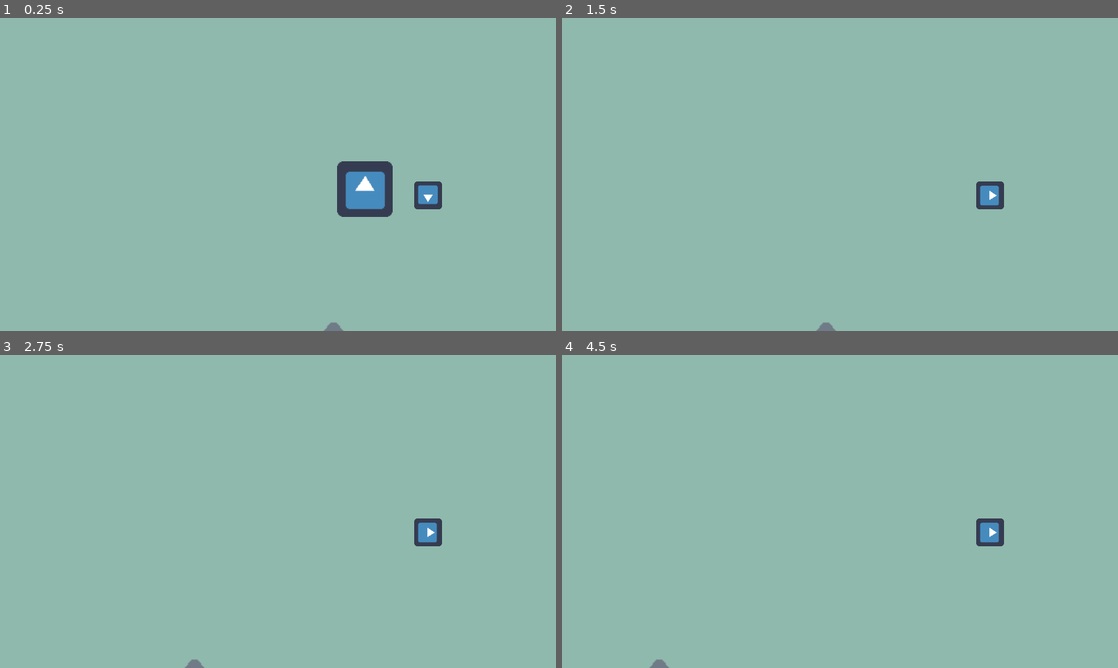
Above: before the commit, frames 1-4 (two rows, left to right).
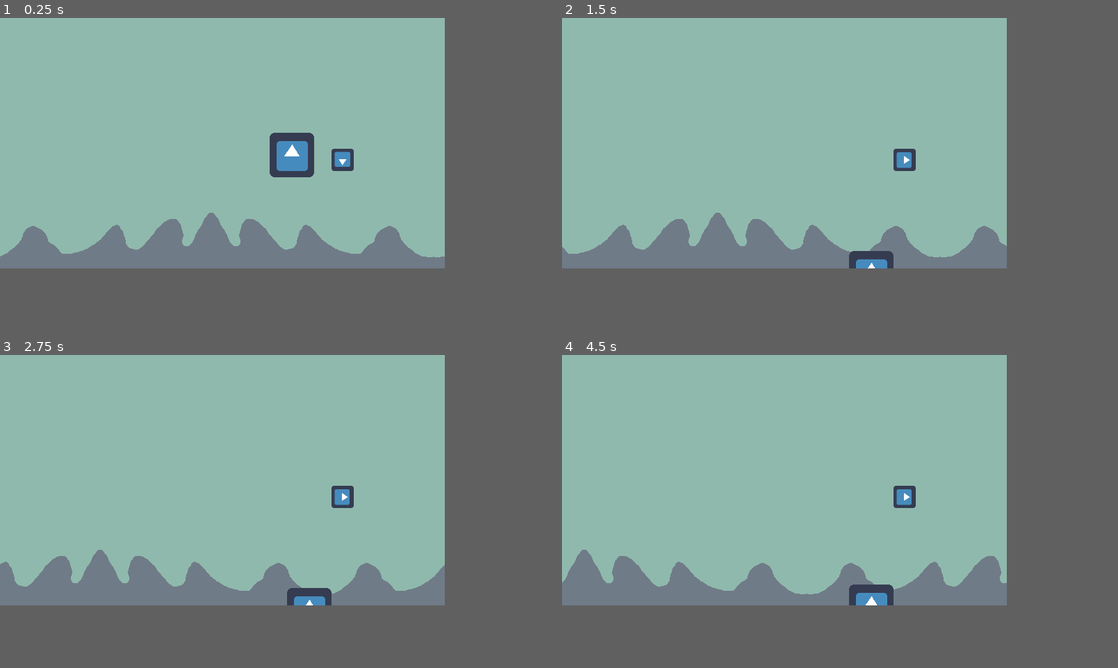
Above: after the commit, the same moments.

Repository: Jerome-M-StMartin/gamejam2022
Game: Godot game, scene res://Scenes/Root.tscn
Two runs of this game, one before a commit and one after it. Both use one fixed random seed, a clock stepped at 60 frames per second and the inputs below. The engine's default icon, where the game draws it, is replaced by a stand-in: a white triangle on a blue panel in a dark square.
Inputs:
- Up to frame 1 (0.25 s): no input
- Up to frame 2 (1.5 s): hold Right (ui_right) 0.53-1.28 s; hold Down (ui_down) from 1.28 s (still down)
- Up to frame 3 (2.75 s): release Down (ui_down) at 2.03 s; hold Right (ui_right) from 2.03 s (still down)
- Up to frame 4 (4.5 s): release Right (ui_right) at 2.78 s; hold Up (ui_up) 2.78-3.53 s; hold Left (ui_left) from 3.53 s (still down)
The window is 800x450 before the commit and 640x360 after it. Grey fills any space a smaller window leaves; there, only what the larger window draws over its background counts as a difference.

The runs differ from the first frame. In frame 1, 11% of the frame differs, in the area x 0-80%, y 36-100%; in frame 2, 8.3%; in frame 3, 8.4%; in frame 4, 8.4%.

Commit message:
fixed window resizing issue

Diff:
--- a/Scenes/Root.tscn
+++ b/Scenes/Root.tscn
@@ -13,8 +13,7 @@
 position = Vector2( 493, 204 )
 
 [node name="Ocean" type="Sprite" parent="."]
-position = Vector2( 512, 300 )
-scale = Vector2( 1.6, 1.66667 )
+position = Vector2( 320, 180 )
 z_index = -1
 texture = ExtResource( 3 )
 script = ExtResource( 4 )
--- a/Scripts/waves.gd
+++ b/Scripts/waves.gd
@@ -1,18 +1,17 @@
 extends Sprite
 
-export var scroll_speed = 8
-
+export var scroll_speed = 32
 onready var WINDOW_SIZE: Vector2 = get_viewport().size
 
 func _ready():
 	self.position = WINDOW_SIZE / 2
 
-
 func _process(delta):
 	WINDOW_SIZE = get_viewport().size
 	self.position.x -= scroll_speed * delta
 	self.position.y = WINDOW_SIZE.y / 2
-	self.scale = WINDOW_SIZE / $Sprite.texture.get_size()
+	self.scale.x = WINDOW_SIZE.x / texture.get_size().x
+	self.scale.y = WINDOW_SIZE.y / texture.get_size().y
 
 	if self.position.x <= -WINDOW_SIZE.x / 2:
 		self.position = WINDOW_SIZE / 2
--- a/project.godot
+++ b/project.godot
@@ -11,7 +11,6 @@
 [application]
 
 config/name="Gamejam"
-
 run/main_scene="res://Scenes/Root.tscn"
 config/icon="res://Assets/icon.png"
 
@@ -19,14 +18,9 @@
 
 window/size/width=640
 window/size/height=360
-window/size/test_width=1920
-window/size/test_height=1080
-window/stretch/mode="2d"
-window/stretch/aspect="keep"
-
-[display]
-
-window/stretch/aspect="expand"
+window/size/test_width=640
+window/size/test_height=360
+window/stretch/mode="viewport"
 
 [input]
 
